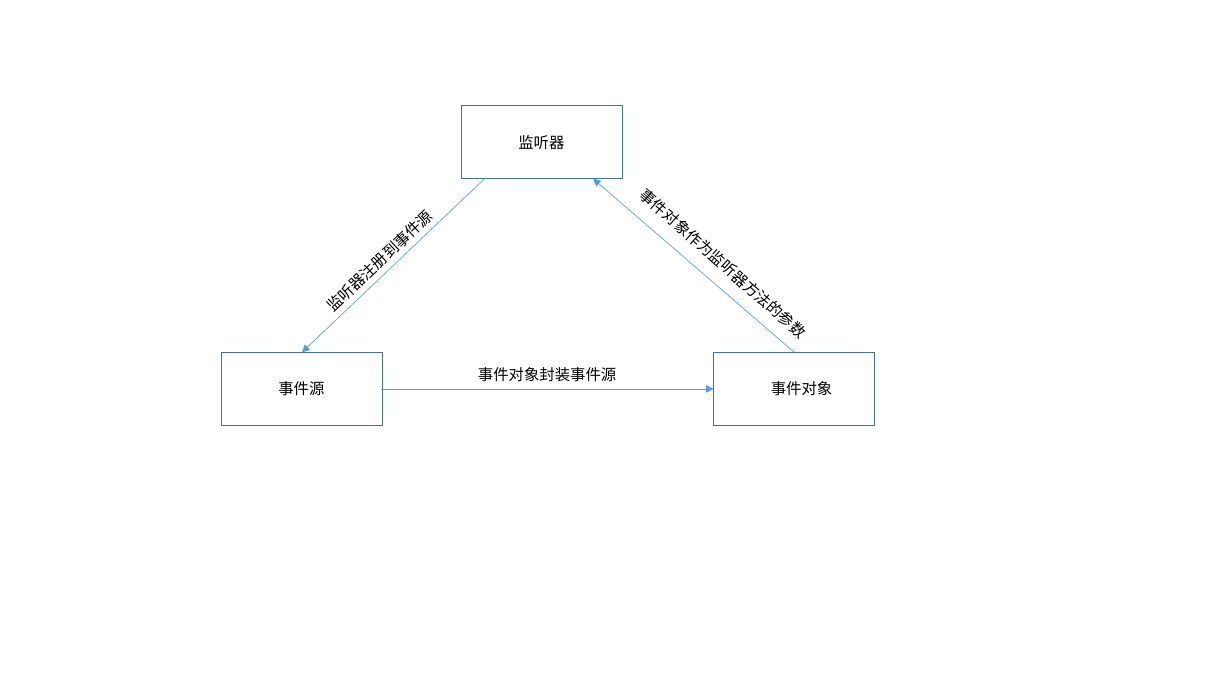
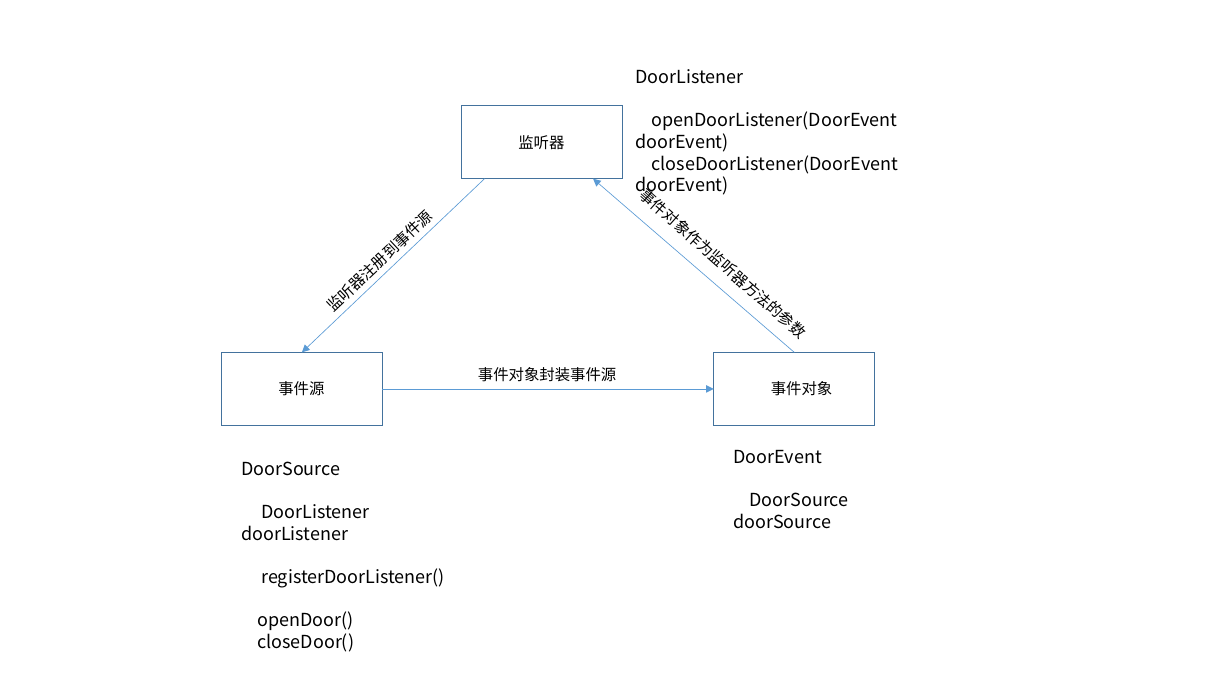
Before and after one commit to dengboyu/future, a slide deck: slide 6 of doc/doc.pptx (slide 5 before the commit). Drawn at 1232x693 pixels with LibreOffice and Linux fonts; fonts in the diff are those of the drawing. Boxes give left, top, right and bottom in pixels: in the first picture for what was removed or moved away, otherwise in the second. Text is boxed around its words. In the diff, an @@ line names an element or a change of style, - is before the commit and + after.

```diff
--- a/doc/doc.pptx
+++ b/doc/doc.pptx
@@ text added at box(635, 69, 898, 197), 14 pt, text #000000 @@
+DoorListener
+openDoorListener(DoorEvent doorEvent)
+closeDoorListener(DoorEvent doorEvent)
@@ text added at box(733, 449, 848, 529), 14 pt, text #000000 @@
+DoorEvent
+DoorSource doorSource
@@ text added at box(241, 461, 445, 652), 14 pt, text #000000 @@
+DoorSource
+DoorListener doorListener
+registerDoorListener()
+openDoor()
+closeDoor()
```
Also in this commit, not shown: 1 other slide changed, 3 slides added, 1 slide removed, 13 other files.
